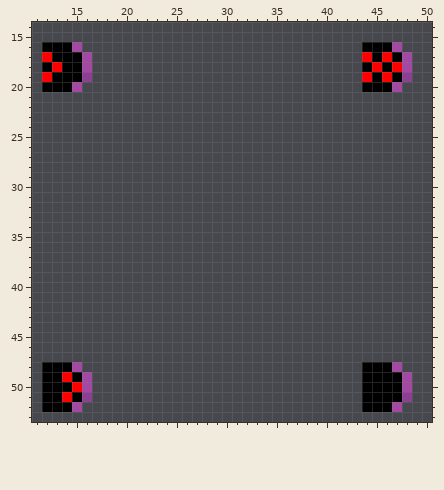
File history of a pixel-art sprite, Resources/Textures/Objects/Specific/Research/anomalyscanner.rsi/growing.png. That is the earlier state.
The file is 64x64 pixels. Shown: x 11..50, y 14..53.
After:
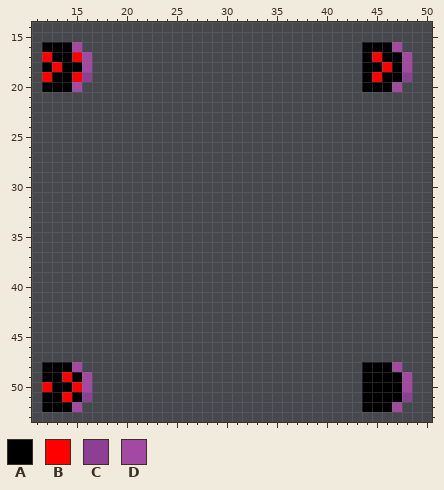
Palette (. is transparent): A #000000  B #ff0000  C #8e3e94  D #a349a4
From the commit log: Improve decaying and growing animations
Diff:
Changed rows in their new state; - is an unchanged pixel.
first column x 15:
17 B----------------------------ABA-
18 ------------------------------ABA
19 B----------------------------ABA-
first column x 12:
50 B
